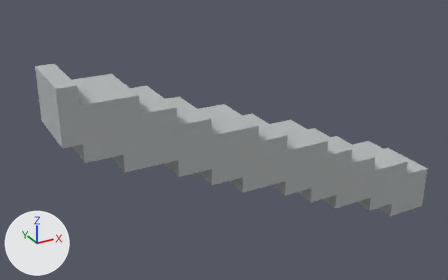
The glTF model packages/deadvox/src/content/base/assets/models/hoist_luff_ram.glb, before and after one commit.
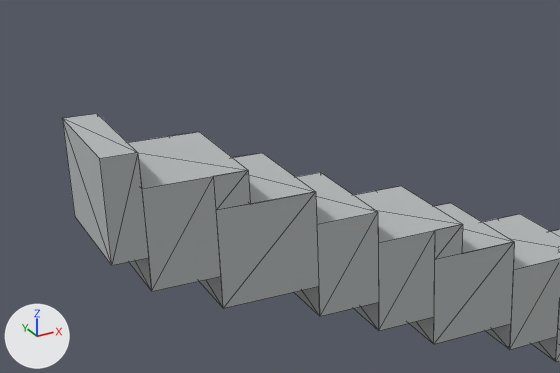
There are two pictures of each version: one whole from a 50 mm camera at (-0.321, -0.917, 1.914) aimed at (0.203, 0.035, 1.439), one close up on the part from 0% to 70% of the width and 0% to 75% of the height. The axes (+X, +Y, +Z) are drawn at lower left. The lights are the same throughout. The older version's two pictures come first. The close-ups show mesh edges as thin lines. Where no turn or scale is listed for an object, it has been applied to the vertices. Vertices at exactly the same position are counted once.

Script lines for the objects in view, before the commit:
```python
me_body_compound = bpy.data.meshes.new('body:compound')
me_body_compound.from_pydata(...)  # 108 vertices, 152 faces; spans x -0.125..0.656, y -0.062..0.062, z 1.219..1.625
me_body_compound.materials.append(mat_b4b8b8)  # grey #b4b8b8
ob_body_compound = bpy.data.objects.new('body:compound', me_body_compound)
ob_body_compound.location = (0.0, 0.0, 0.0)
```
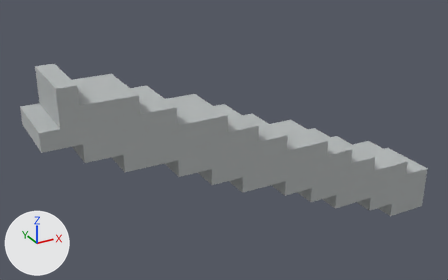
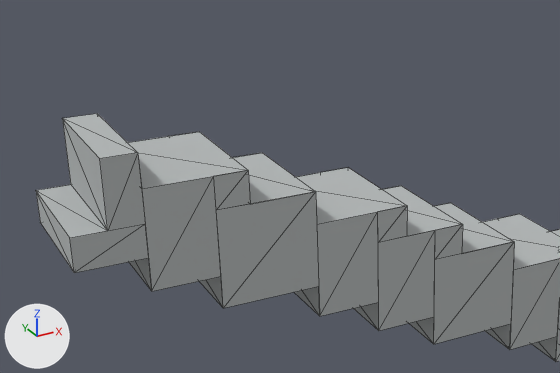
Edits to the bpy script that builds the scene:
```text
Change me_body_compound:
    used by ob_body_compound; location = (0.0, 0.0, 0.0)
    remove me_body_compound.from_pydata(...)  # 108 vertices, 152 faces; spans x -0.125..0.656, y -0.062..0.062, z 1.219..1.625
    add me_body_compound.from_pydata(...)  # 118 vertices, 164 faces; spans x -0.156..0.656, y -0.062..0.062, z 1.219..1.625
    me_body_compound part 1
    2 vertices are removed from x -0.125, y -0.062..0.062, z 1.531
    8 faces are deleted
    8 vertices are added at x -0.156..-0.094, y -0.062..0.062, z 1.531..1.562
    16 new faces join them
    me_body_compound part 2
    6 faces are deleted
    4 vertices are added at (0.156, 0.062, 1.5), (0.156, 0.062, 1.531), (0.156, -0.062, 1.531), (0.156, -0.062, 1.5)
    10 new faces join them
```

Boxes [x1, y1, x2, y2] around the edits, measured in the close-ups (560 x 373 px):
'body:compound', reshaped: before [62, 114, 560, 362]; after [36, 114, 560, 362]
part 1 of me_body_compound, built on: before [63, 120, 148, 265]; after [36, 120, 148, 273]
part 2 of me_body_compound, built on: before [296, 172, 463, 243]; after [296, 167, 463, 243]
